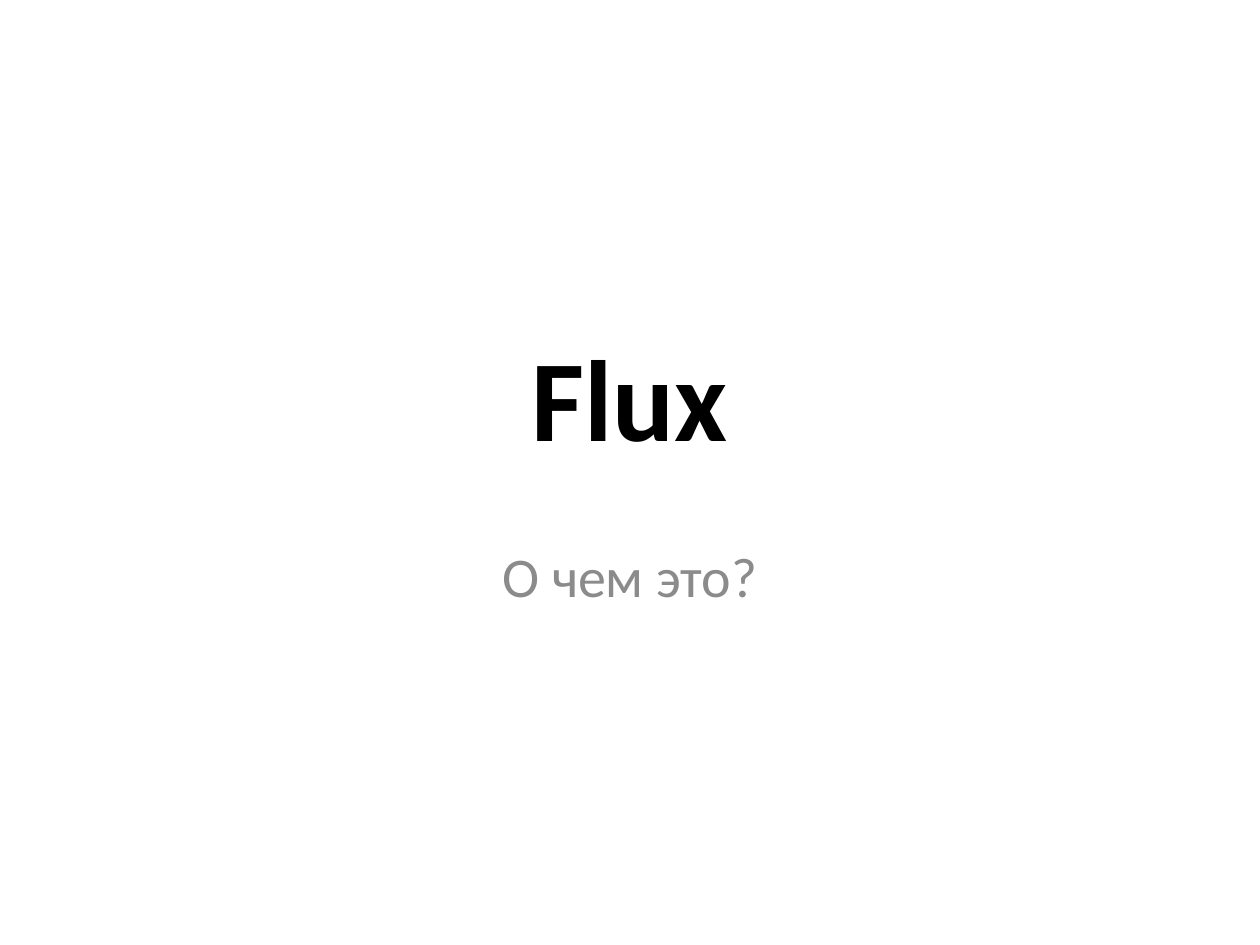
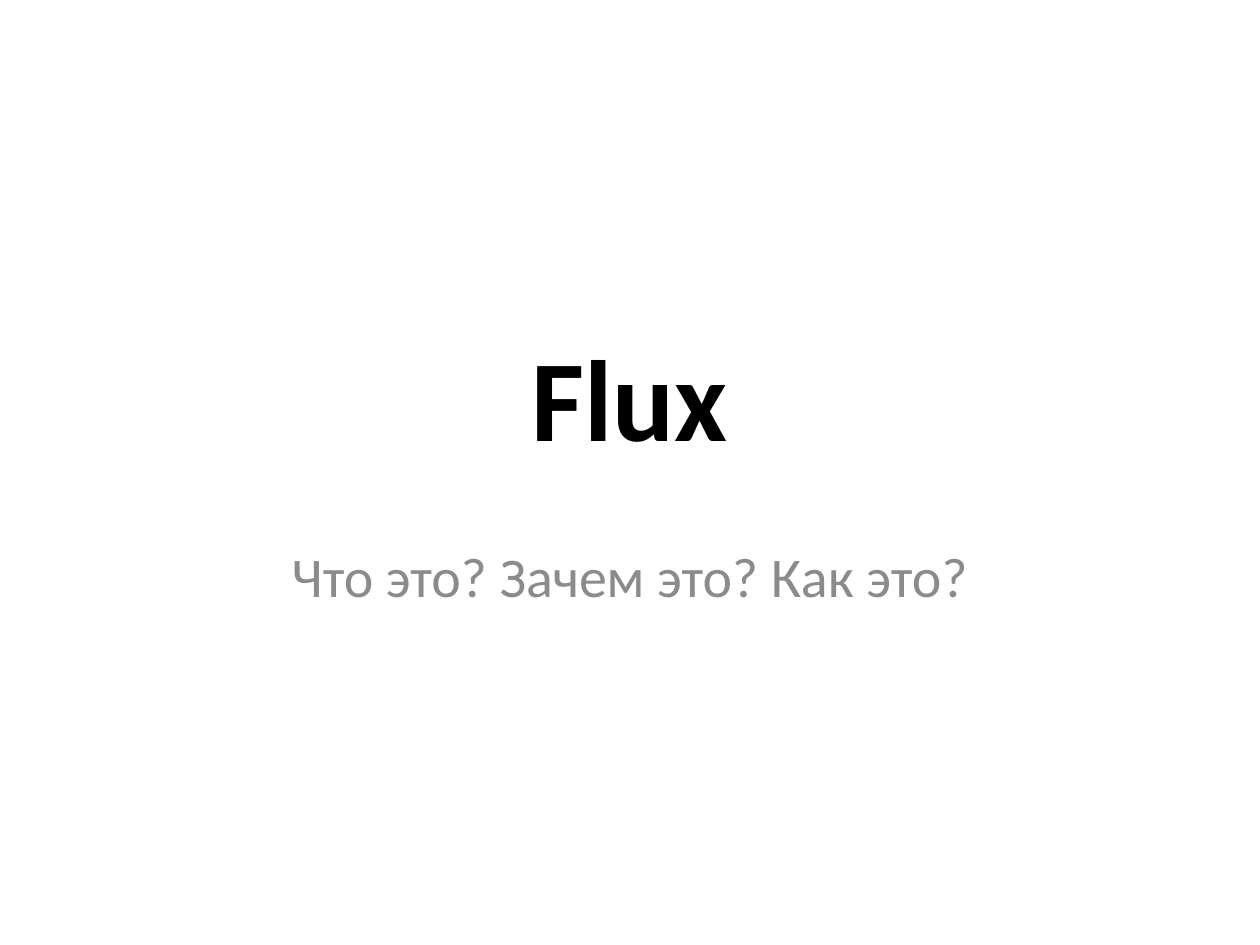
Before and after one commit to nickolaysm/flux_its_easy, a slide deck: slide 1 of pptx/Flux.pptx. Drawn at 1260x945 pixels with LibreOffice and Linux fonts; fonts in the diff are those of the drawing. Boxes give left, top, right and bottom in pixels: in the first picture for what was removed or moved away, otherwise in the second. Text is boxed around its words. In the diff, an @@ line names an element or a change of style, - is before the commit and + after.

```diff
--- a/pptx/Flux.pptx
+++ b/pptx/Flux.pptx
@@ subtitle at (x1=292, y1=559, x2=967, y2=598): text changed @@
-О чем это?
+Что это? Зачем это? Как это?
```
Also in this commit, not shown: 16 other files.
